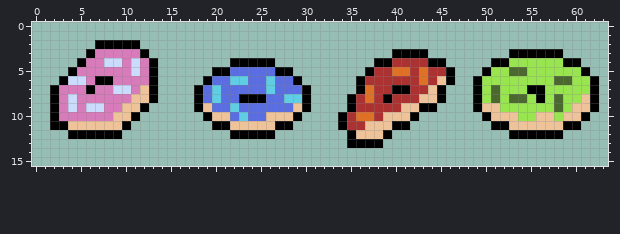
One commit to this pixel-art file: Doughnut.aseprite. Above is the file before it was changed.
64x16 pixels, 1 frame.
New version:
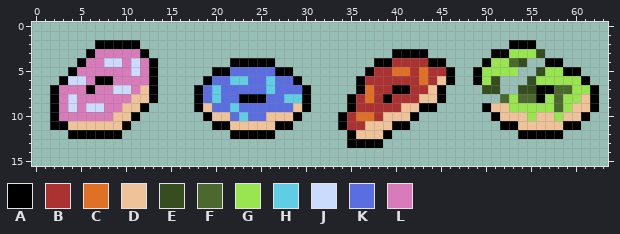
Palette (. is transparent): A #000000  B #ac3232  C #df7126  D #eec39a  E #364d20  F #4b692f  G #99e550  H #5fcde4  J #cbdbfc  K #5b6ee1  L #d77bba
The author wrote: Taking a bite out of 4th doughnut
Edits made:
--- layer "Doughnut4"
@@ x 47..63 @@
  1 .................
- 2 .................
- 3 ......AAAAAA.....
- 4 ....AAGGGGGGAA...
- 5 ...AGGFFGGGGGGA..
- 6 ..AGGGGGGGGFFGGA.
- 7 ..AGFGGGAAGGGGGA.
- 8 ..AGFGFFGAGFGGDA.
- 9 ..ADDGGGGGGFGDDA.
-10 ...ADDDGGDDGDDA..
-11 ....AADDDDDDAA...
-12 ......AAAAAA.....
+ 2 ......AAA........
+ 3 ....AAGGGE.......
+ 4 ...AGGFE..AA.....
+ 5 ..AGGGG..EGGAA...
+ 6 ..AGE...EGGGGGA..
+ 7 ...EE..EEAAFFGGA.
+ 8 .....FGFFAGFGGDA.
+ 9 ...ADDGGGGGFGDDA.
+10 ....ADDDGDDGDDA..
+11 .....AADDDDDAA...
+12 .......AAAAA.....
 13 .................
Pixel boxes of the changes (left, top, right, bottom) in both pictures:
changed: (473, 40, 599, 139)
